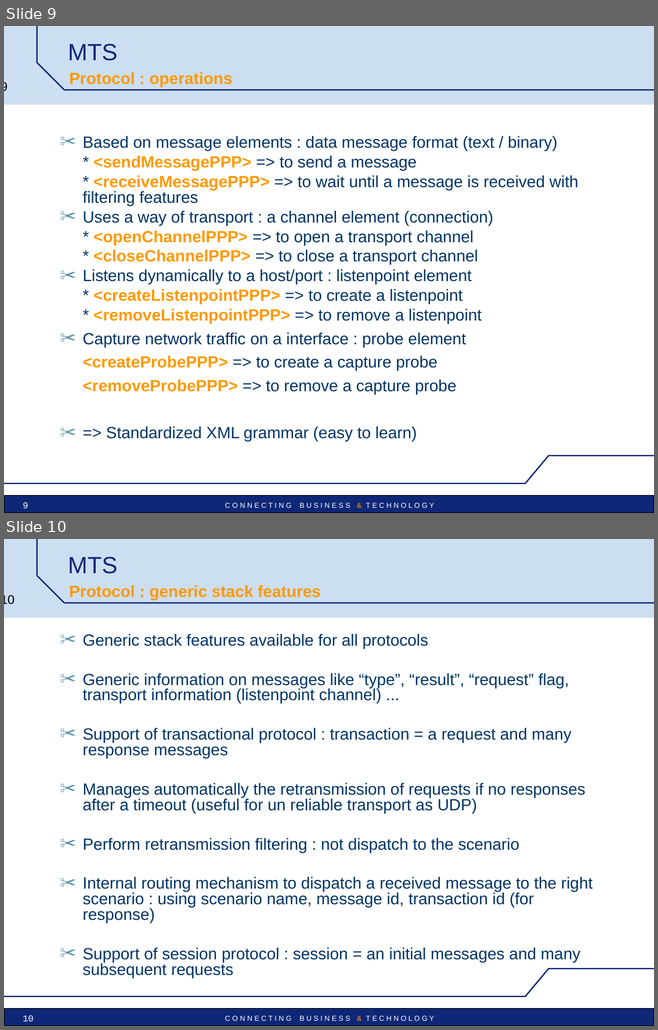
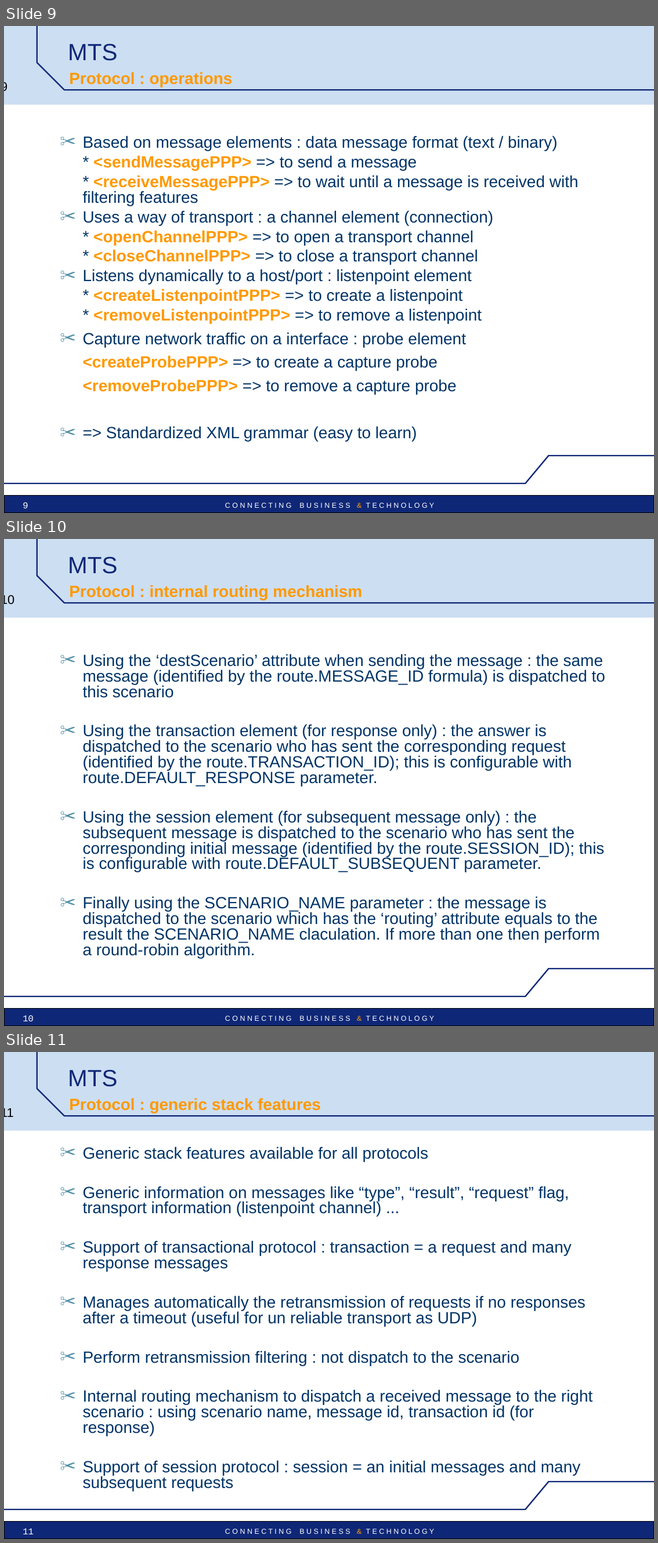
Before and after one commit to vu3mmg/mts-project, a slide deck: trunk/mts/src/main/doc/MTS_pres_technical.ppt. Shown one above the other, each under a label of ours: slides 9 and 10 before the commit, slides 9, 10 and 11 after it. The pictures are 658x1030 and 658x1543 pixels, drawn with LibreOffice and Linux fonts; fonts in the diff are those of the drawing; background and template pictures are left out. Boxes give left, top, right and bottom in pixels: in the first picture for what was removed or moved away, otherwise in the second. Text is boxed around its words. In the diff, an @@ line names an element or a change of style, - is before the commit and + after.

Commit message:
Nouveau mecanisme de routage + gestion des sessions

```diff
--- a/trunk/mts/src/main/doc/MTS_pres_technical.ppt
+++ b/trunk/mts/src/main/doc/MTS_pres_technical.ppt
@@ slide 10 added at <box>4,539,654,1026</box>, background #FFFFFF; not listed: 6 template elements that a slide beside it also shows @@
@@ text added at <box>68,556,117,574</box>, 26 pt, text #0F2777 @@
+MTS
@@ text added at <box>69,585,362,600</box>, 18 pt, text #FF9900, bold @@
+Protocol : internal routing mechanism
@@ text added at <box>83,654,605,958</box>, 18 pt, text #003366 @@
+✂ Using the ‘destScenario’ attribute when sending the message : the same message (identified by the route.MESSAGE_ID formula) is dispatched to this scenario
+✂ Using the transaction element (for response only) : the answer is dispatched to the scenario who has sent the corresponding request (identified by the route.TRANSACTION_ID); this is configurable with route.DEFAULT_RESPONSE parameter.
+✂ Using the session element (for subsequent message only) : the subsequent message is dispatched to the scenario who has sent the corresponding initial message (identified by the route.SESSION_ID); this is configurable with route.DEFAULT_SUBSEQUENT parameter.
+✂ Finally using the SCENARIO_NAME parameter : the message is dispatched to the scenario which has the ‘routing’ attribute equals to the result the SCENARIO_NAME claculation. If more than one then perform a round-robin algorithm.
@@ page number added at <box>23,1015,34,1022</box>, 10 pt, text #FFFFFF @@
+10
@@ what was slide 10 is now slide 11 @@
@@ page number at <box>4,1108,14,1117</box>: text changed @@
-10
+11
@@ page number at <box>23,1528,34,1535</box>: text changed @@
-10
+11
```
Also in this commit, not shown: 2 slides changed.
